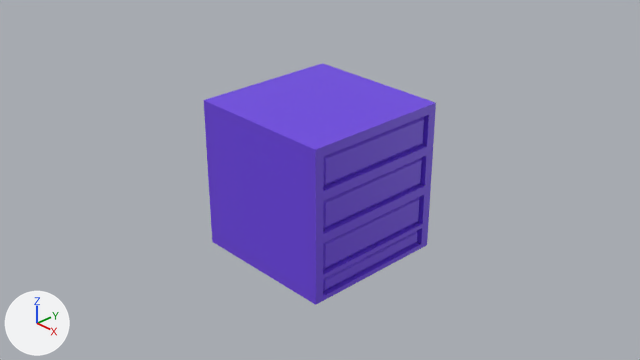
A saved change to the Blender file Assets/Sprites/DataBankBeta.blend.
Before and after are seen from the file's camera 'Camera'. Every picture has the same lights, and +X, +Y and +Z are marked at lower left.

The scene before the commit, as lines of its bpy script (objects in view):
```python
me_cube = bpy.data.meshes.new('Cube')
me_cube.from_pydata(...)  # 1478 vertices, 1376 faces; spans x -1.0..1.0, y -1.0..1.0, z -1.0..1.0
me_cube.materials.append(mat_material)  # purple #6f45e7
ob_cube = bpy.data.objects.new('Cube', me_cube)
ob_cube.location = (0.0, 0.0, 0.0)
```
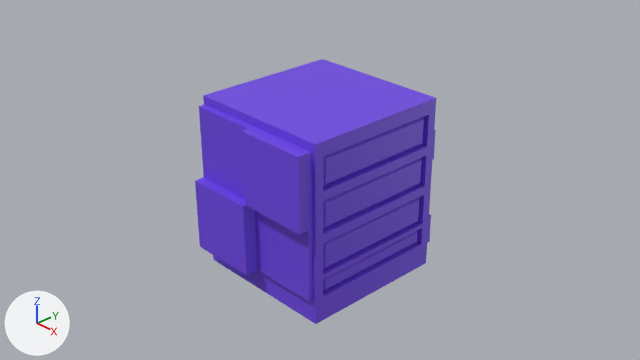
What changed in the scene script:
```text
Change me_cube:
    used by ob_cube; location = (0.0, 0.0, 0.0)
    remove me_cube.from_pydata(...)  # 1478 vertices, 1376 faces; spans x -1.0..1.0, y -1.0..1.0, z -1.0..1.0
    add me_cube.from_pydata(...)  # 1770 vertices, 1647 faces; spans x -1.08..1.0, y -1.23..1.19, z -1.28..1.06
    me_cube part 1: 292 vertices added at x -1.08..1.0, y -1.23..1.19, z -1.28..1.06
```

What differs and where, as boxes [x1, y1, x2, y2] in the pictures (640 x 360 px):
'Cube', reshaped (9% taller): before [204, 63, 436, 305]; after [195, 59, 436, 324]
part 1 of me_cube, added (blue): after [195, 59, 436, 324]
